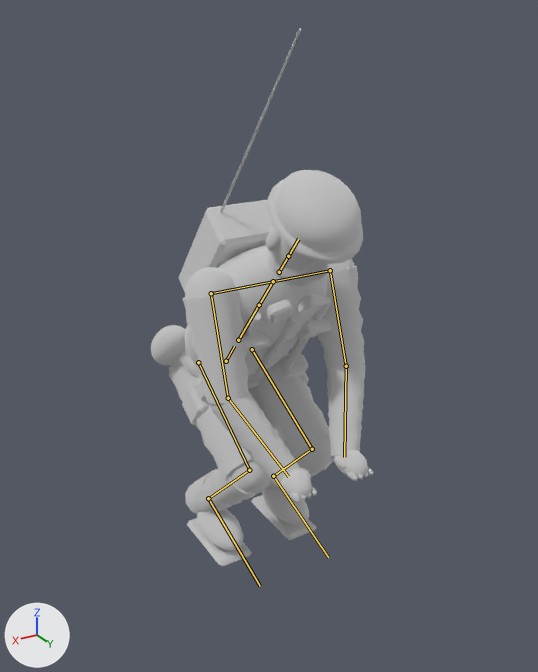
An edit to the glTF model ambush_loop/art/v2/models/enemy_radio_lod0.glb, drawn before and after from the same camera.
The view is the same before and after, from a 50 mm lens placed at (1.089, 2.007, 1.717), pointed at (0.033, 0.247, 0.837). Every picture has the same lights, and +X, +Y and +Z are marked at lower left. The first picture is the older version. Both versions are drawn at frame 12 of the action 'pickup'; the numbers are the values there. The bones that change, and the others that lie on the model, are drawn over the model as lines.

Names of what the first picture shows: 'enemy_radio_body'.
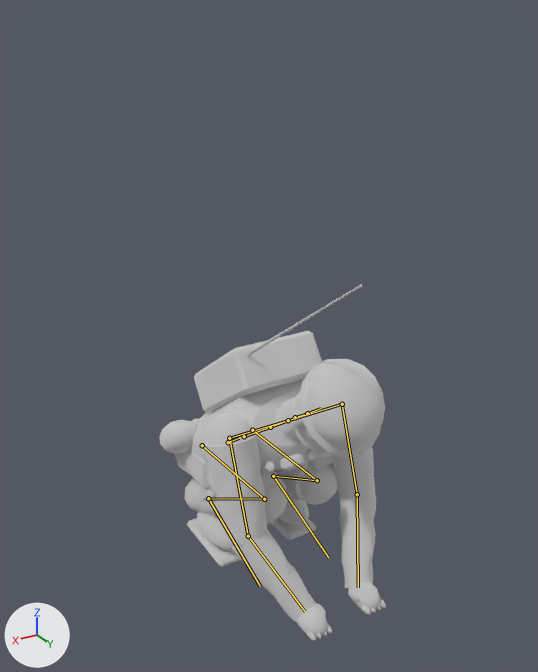
Where the change shows, as pixel boxes [x1, y1, x2, y2] in the pictures (538 x 672 px):
'enemy_radio_body', posed (34% shorter)
    before: [151, 28, 373, 567]
    after: [159, 285, 386, 641]
bone 'pelvis', root to tip
    before: (226, 361) to (234, 346)
    after: (228, 442) to (239, 438)
bone 'clavicle.L', root to tip
    before: (273, 281) to (330, 270)
    after: (288, 420) to (342, 404)
bone 'upper_arm.L', root to tip
    before: (330, 270) to (346, 366)
    after: (342, 404) to (357, 494)
bone 'forearm.L', root to tip
    before: (346, 366) to (344, 457)
    after: (357, 494) to (358, 587)
bone 'clavicle.R', root to tip
    before: (273, 281) to (211, 293)
    after: (288, 420) to (229, 438)
bone 'upper_arm.R', root to tip
    before: (211, 293) to (228, 398)
    after: (229, 438) to (248, 536)
bone 'forearm.R', root to tip
    before: (228, 398) to (288, 476)
    after: (248, 536) to (305, 611)
bone 'thigh.L', root to tip
    before: (252, 349) to (312, 449)
    after: (252, 430) to (317, 480)
bone 'shin.L', root to tip
    before: (312, 449) to (273, 476)
    after: (317, 480) to (273, 476)
bone 'thigh.R', root to tip
    before: (198, 362) to (249, 470)
    after: (202, 445) to (264, 499)
bone 'shin.R', root to tip
    before: (249, 470) to (208, 498)
    after: (264, 499) to (208, 498)

The change, as a list of edits to the scene's bpy script:
```text
Change bone_pelvis:
    where bone_pelvis = bpy.data.objects['Rig.006'].pose.bones['pelvis']  # child of 'root'
    bone_pelvis.location: (0.0, -0.324, 0.1) -> (0.0, -0.654, 0.1)
    bone_pelvis.rotation_quaternion: (0.942, -0.336, 0.0, 0.0) -> (0.889, -0.457, 0.0, 0.0)  # degrees (-39, 0, 0) -> degrees (-54, 0, 0)
Change bone_clavicle_l:
    where bone_clavicle_l = bpy.data.objects['Rig.006'].pose.bones['clavicle.L']  # child of 'chest'
    bone_clavicle_l.rotation_quaternion: (0.942, 0.0, -0.336, 0.0) -> (0.889, 0.0, -0.457, 0.0)  # degrees (0, -39, 0) -> degrees (0, -54, 0)
Change bone_upper_arm_l:
    where bone_upper_arm_l = bpy.data.objects['Rig.006'].pose.bones['upper_arm.L']  # child of 'clavicle.L'
    bone_upper_arm_l.rotation_quaternion: (0.994, 0.033, 0.0, -0.106) -> (0.992, 0.044, 0.0, -0.117)  # degrees (4, 0, -12) -> degrees (5, 1, -13)
Change bone_forearm_l:
    where bone_forearm_l = bpy.data.objects['Rig.006'].pose.bones['forearm.L']  # child of 'upper_arm.L'
    bone_forearm_l.rotation_quaternion: (0.816, -0.574, 0.045, -0.041) -> (0.806, -0.589, 0.046, -0.025)  # degrees (-70, 2, -7) -> degrees (-72, 3, -5)
Change bone_clavicle_r:
    where bone_clavicle_r = bpy.data.objects['Rig.006'].pose.bones['clavicle.R']  # child of 'chest'
    bone_clavicle_r.rotation_quaternion: (0.942, 0.0, 0.336, 0.0) -> (0.889, 0.0, 0.457, 0.0)  # degrees (0, 39, 0) -> degrees (0, 54, 0)
Change bone_upper_arm_r:
    where bone_upper_arm_r = bpy.data.objects['Rig.006'].pose.bones['upper_arm.R']  # child of 'clavicle.R'
    bone_upper_arm_r.rotation_quaternion: (0.994, 0.033, 0.0, 0.106) -> (0.992, 0.044, 0.0, 0.117)  # degrees (4, 0, 12) -> degrees (5, -1, 13)
Change bone_forearm_r:
    where bone_forearm_r = bpy.data.objects['Rig.006'].pose.bones['forearm.R']  # child of 'upper_arm.R'
    bone_forearm_r.rotation_quaternion: (0.816, -0.574, -0.045, 0.041) -> (0.806, -0.589, -0.046, 0.025)  # degrees (-70, -2, 7) -> degrees (-72, -3, 5)
Change bone_thigh_l:
    where bone_thigh_l = bpy.data.objects['Rig.006'].pose.bones['thigh.L']  # child of 'pelvis'
    bone_thigh_l.location: (0.0, 0.004, -0.013) -> (0.0, 0.007, -0.017)
    bone_thigh_l.rotation_quaternion: (0.674, 0.738, -0.017, -0.032) -> (0.3, 0.953, -0.014, -0.041)  # degrees (95, 1, -4) -> degrees (145, 4, -3)
Change bone_shin_l:
    where bone_shin_l = bpy.data.objects['Rig.006'].pose.bones['shin.L']  # child of 'thigh.L'
    bone_shin_l.rotation_quaternion: (0.658, -0.753, -0.01, 0.016) -> (0.281, -0.959, 0.005, 0.036)  # degrees (-98, 1, 2) -> degrees (-147, 4, 1)
Change bone_foot_l:
    where bone_foot_l = bpy.data.objects['Rig.006'].pose.bones['foot.L']  # child of 'shin.L'
    bone_foot_l.rotation_quaternion: (0.934, 0.356, -0.016, -0.009) -> (0.879, 0.474, -0.046, -0.019)  # degrees (42, -1, -2) -> degrees (57, -4, -4)
Change bone_thigh_r:
    where bone_thigh_r = bpy.data.objects['Rig.006'].pose.bones['thigh.R']  # child of 'pelvis'
    bone_thigh_r.location: (0.0, 0.004, -0.013) -> (0.0, 0.007, -0.017)
    bone_thigh_r.rotation_quaternion: (0.674, 0.738, 0.017, 0.032) -> (0.3, 0.953, 0.014, 0.041)  # degrees (95, -1, 4) -> degrees (145, -4, 3)
Change bone_shin_r:
    where bone_shin_r = bpy.data.objects['Rig.006'].pose.bones['shin.R']  # child of 'thigh.R'
    bone_shin_r.rotation_quaternion: (0.658, -0.753, 0.01, -0.016) -> (0.281, -0.959, -0.005, -0.036)  # degrees (-98, -1, -2) -> degrees (-147, -4, -1)
Change bone_foot_r:
    where bone_foot_r = bpy.data.objects['Rig.006'].pose.bones['foot.R']  # child of 'shin.R'
    bone_foot_r.rotation_quaternion: (0.934, 0.356, 0.016, 0.009) -> (0.879, 0.474, 0.046, 0.019)  # degrees (42, 1, 2) -> degrees (57, 4, 4)
```
